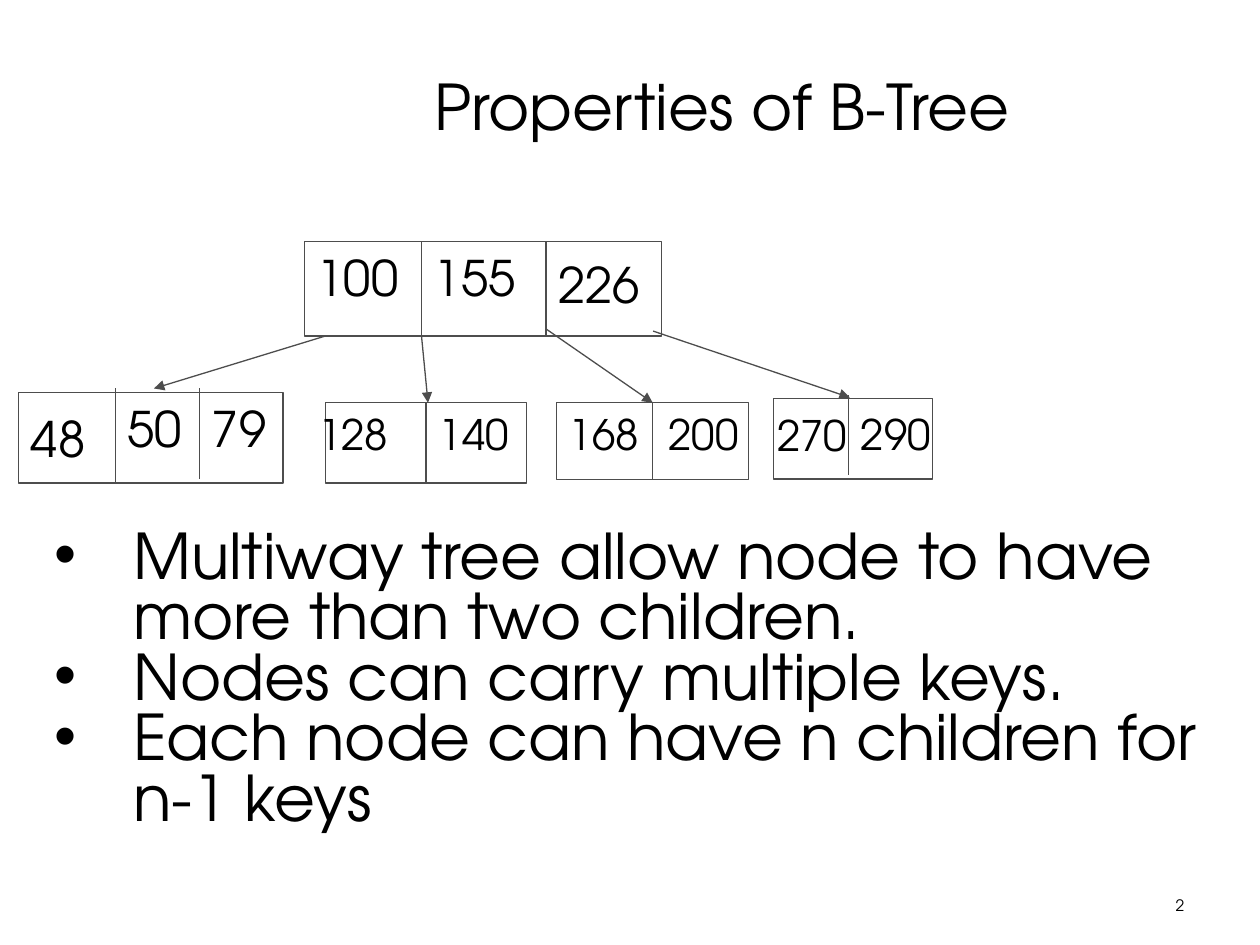
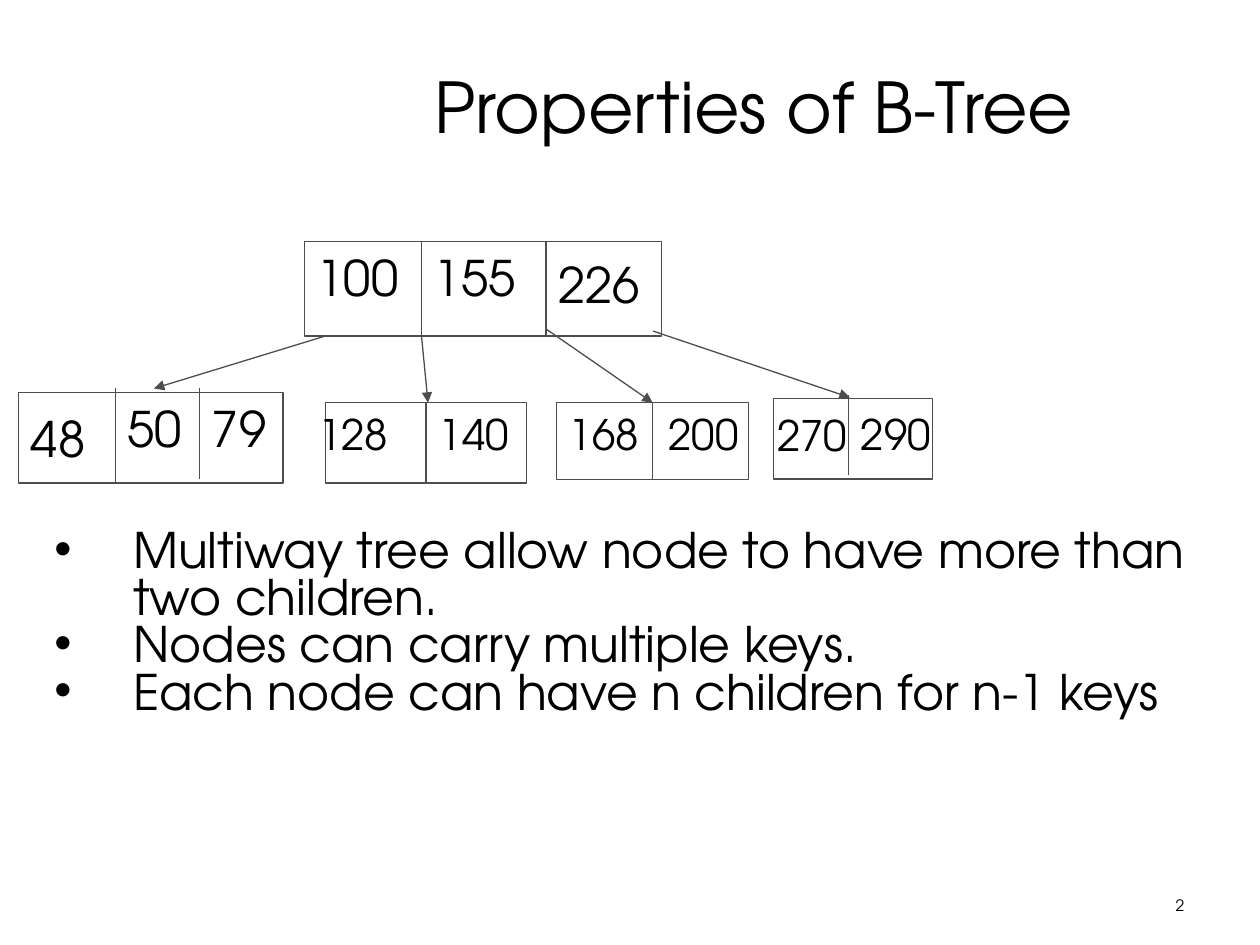
Before and after one commit to praash47/dsa, a slide deck: slide 2 of B_Tree.pptx. Drawn at 1260x945 pixels with LibreOffice and Linux fonts; fonts in the diff are those of the drawing; background and template pictures are left out. Boxes give left, top, right and bottom in pixels: in the first picture for what was removed or moved away, otherwise in the second. Text is boxed around its words. In the diff, an @@ line names an element or a change of style, - is before the commit and + after.

```diff
--- a/B_Tree.pptx
+++ b/B_Tree.pptx
@@ title "Properties of B-Tree" at [434,81,1073,147]: size 36 to 40 pt @@
@@ text "Multiway tree allow node to ..." at [133,531,1185,720]: size 36 to 28 pt @@
```
Also in this commit, not shown: 5 other slides changed, 2 other files.
